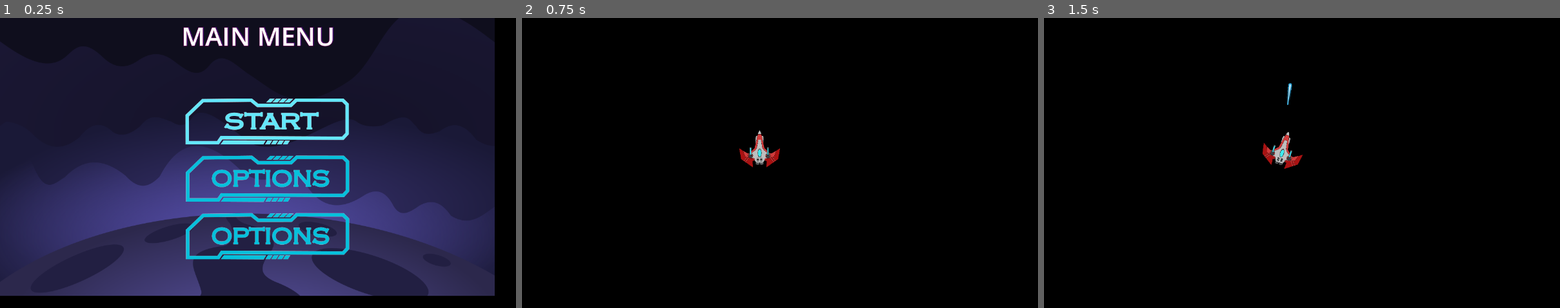
Above: before the commit, frames 1-3 (left to right).
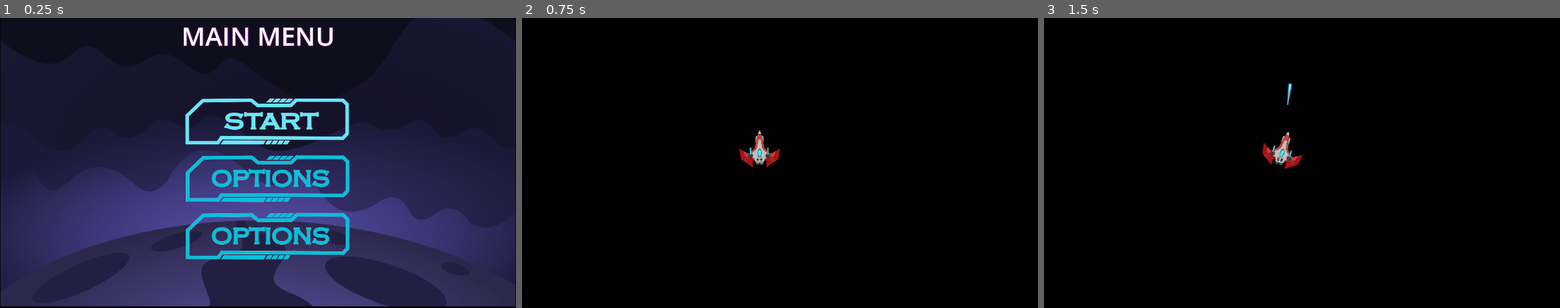
Above: after the commit, the same moments.

Repository: krish-rRay23/Basic_Space_game_Project_Nexus
Game: Godot game, scene res://scenes/main_menu.tscn
The game is run twice, just before and just after one commit, with the same random seed, the same clock (stepped at 60 frames per second) and the same inputs.
Inputs (mouse positions are in pixels of both pictures, inside the frame that each line leads up to):
- Up to frame 1 (0.25 s): no input
- Up to frame 2 (0.75 s): click (790, 122) at 0.5 s
- Up to frame 3 (1.5 s): tap Enter at 1.25 s; hold D (rotate_right) from 1.28 s (still down); tap Space (shoot) at 1.35 s

The runs differ from the first frame. In frame 1, 12% of the frame differs, in the area x 0-100%, y 0-100%; in frame 2, nothing differs; in frame 3, nothing differs.

Commit message:
Update main_menu.tscn

Diff:
--- a/Endless_Survivor_Space_Combat/scenes/main_menu.tscn
+++ b/Endless_Survivor_Space_Combat/scenes/main_menu.tscn
@@ -24,9 +24,12 @@
 
 [node name="TextureRect" type="TextureRect" parent="."]
 layout_mode = 0
-offset_right = 40.0
-offset_bottom = 40.0
+offset_left = 1.0
+offset_top = -4.0
+offset_right = 1279.0
+offset_bottom = 716.0
 texture = ExtResource("2_sp1t3")
+expand_mode = 1
 
 [node name="Label" type="Label" parent="."]
 layout_mode = 1
